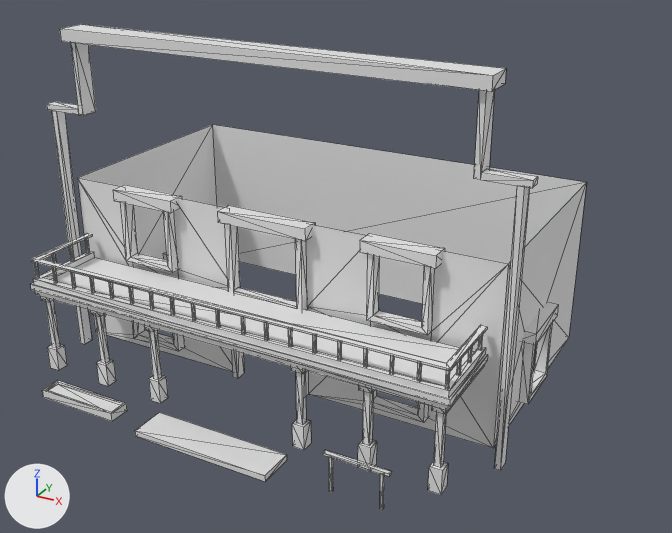
The OBJ model Extracted/Mesh/Saloon_Main.obj: old version first, new version second.
Rendered twice from a camera (50 mm lens) standing at (1866.0, -3089.0, 2069.0) and looking at (189.0, -40.0, 545.0). Every picture has the same lights, and +X, +Y and +Z are marked at lower left. Mesh edges are drawn as thin lines. Where no turn or scale is listed for an object, it has been applied to the vertices. Vertices at the same position are counted once.

Names of what the first picture shows: 'Saloon_Main'.
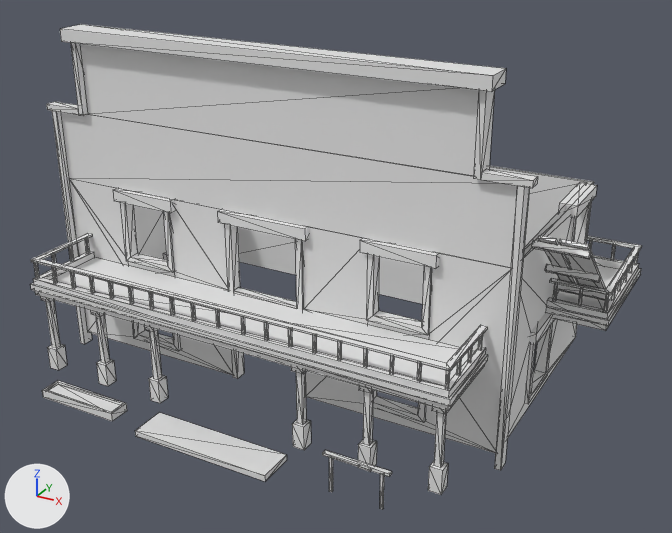
The newer file is also rescaled (x0.01) as a whole; pictures and numbers use the older file's frame.

Pixel boxes (x1, y1, x2, y2) of what changed, in the pictures (672 x 533 px):
'Saloon_Main', reshaped (10% wider): before (30, 24, 586, 510); after (30, 24, 642, 510)
part 1 of me_saloon_main, added: after (558, 182, 597, 218)
part 2 of me_saloon_main, added: after (611, 245, 615, 260)
part 3 of me_saloon_main, added: after (61, 44, 642, 453)

Patch to the scene script:
```diff
--- a/Extracted/Mesh/Saloon_Main.obj.py
+++ b/Extracted/Mesh/Saloon_Main.obj.py
@@ me_saloon_main @@
 # used by ob_saloon_main; location = (0.0, 0.0, 0.0)
-me_saloon_main.from_pydata(...)  # 760 vertices, 914 faces; spans x -1050.0..1050.0, y -775.0..750.0, z 0.0..1450.0
+me_saloon_main.from_pydata(...)  # 1016 vertices, 1228 faces; spans x -1050.0..1247.0, y -775.0..775.0, z 0.0..1450.0
+# me_saloon_main part 1: a new loose piece, a box spanning x 949.0..1024.0, y 435.0..735.0, z 750.0..800.0
+# me_saloon_main part 2: the loose piece of 8 vertices spanning x 907.0..917.0, y -305.0..-295.0, z 475.0..550.0 is copied, and the copy is moved by (213.0, 1038.0, 0.0); it spans x 1120.0..1130.0, y 733.0..743.0, z 475.0..550.0
+# me_saloon_main part 3: 192 vertices added at x -1000.0..1247.0, y -275.0..775.0, z 50.0..1400.0
```
